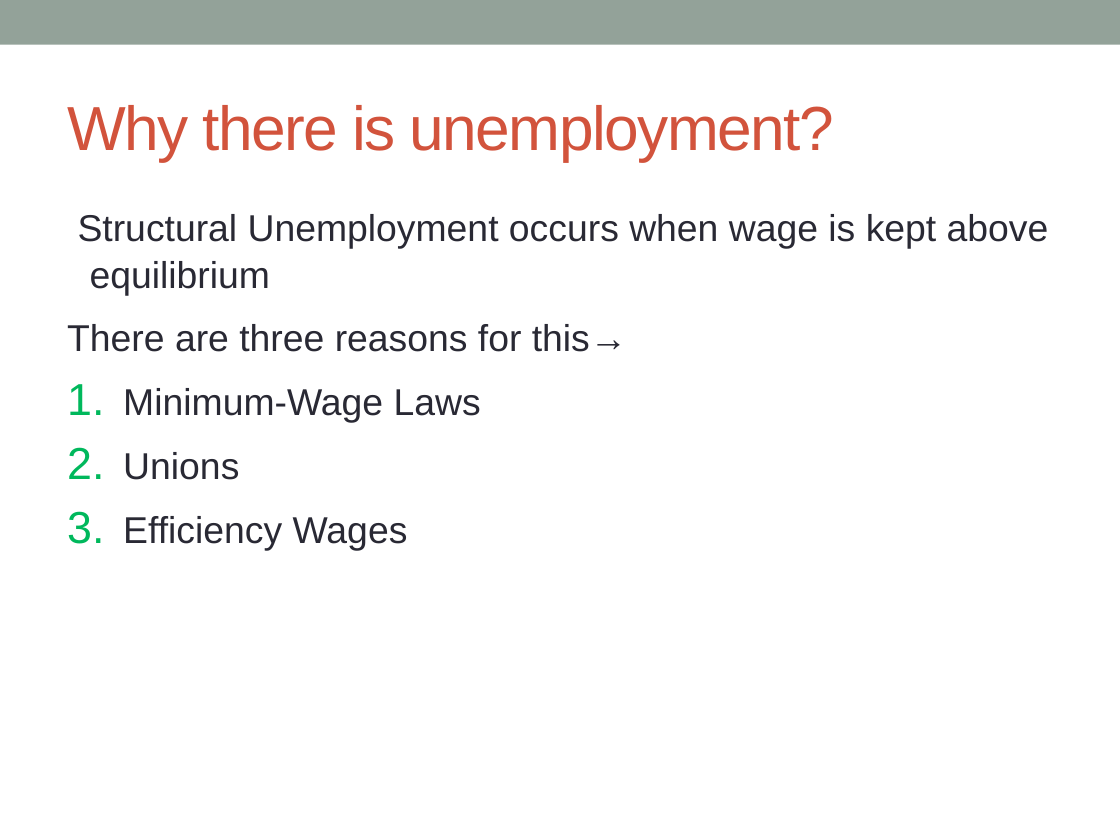
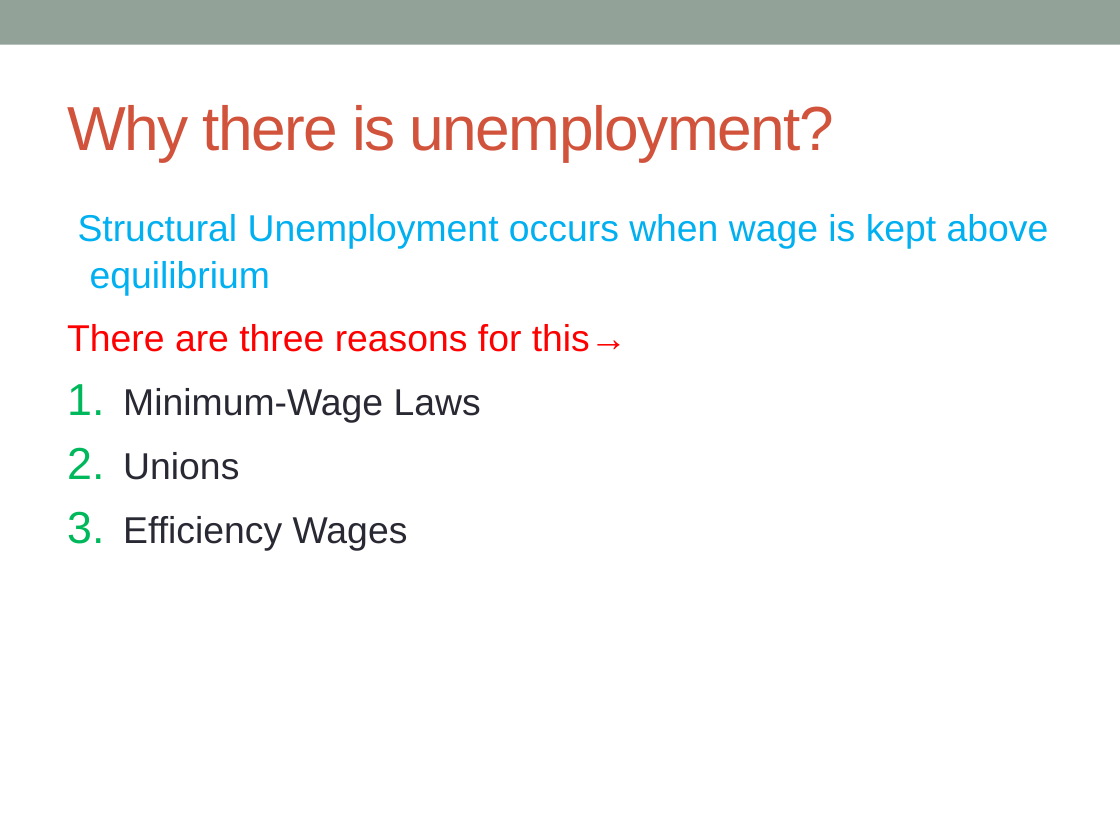
Before and after one commit to AbdullahRFA/3-1_All_Resources, a slide deck: slide 15 of Economics(CSE-301)/tutorial 3/Unemployment_peco.pptx. Drawn at 1120x840 pixels with LibreOffice and Linux fonts; fonts in the diff are those of the drawing; background and template pictures are left out. Boxes give left, top, right and bottom in pixels: in the first picture for what was removed or moved away, otherwise in the second. Text is boxed around its words. In the diff, an @@ line names an element or a change of style, - is before the commit and + after.

```diff
--- a/Economics(CSE-301)/tutorial 3/Unemployment_peco.pptx
+++ b/Economics(CSE-301)/tutorial 3/Unemployment_peco.pptx
@@ text at (x1=67, y1=214, x2=1049, y2=352): text colour #292934 to #00B0F0 in "Structural Unemployment occurs when wage is kept ..."; text colour #292934 to #FF0000 in "There are three reasons for this→" @@
```
Also in this commit, not shown: 4 other slides changed, 41 other files.
